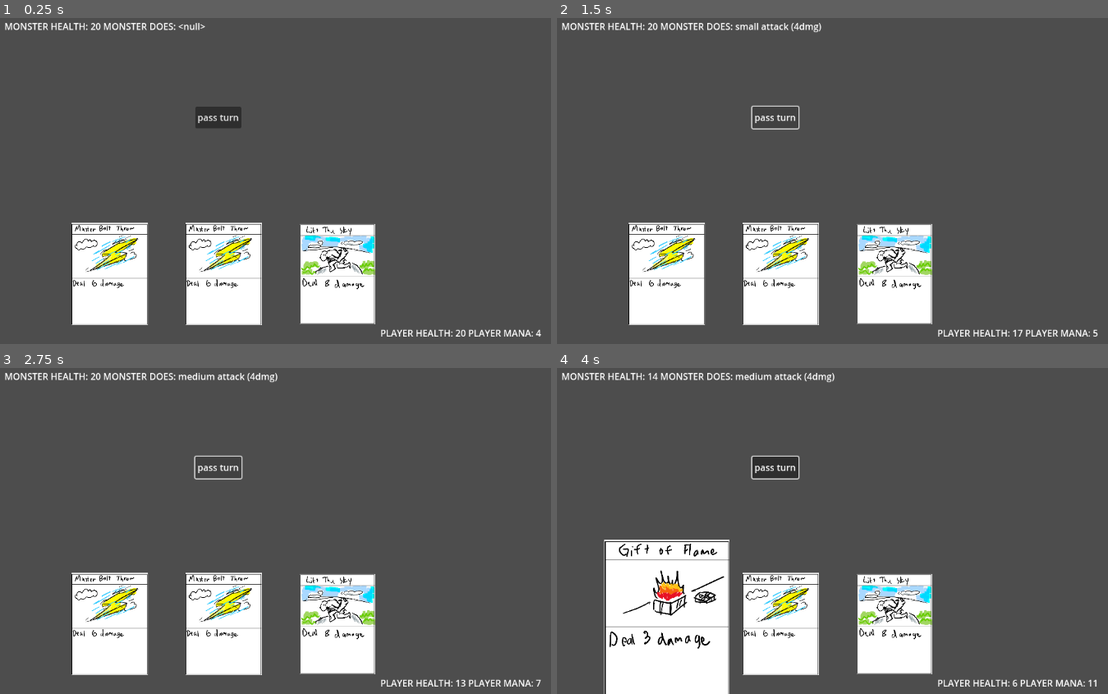
Above: before the commit, frames 1-4 (two rows, left to right).
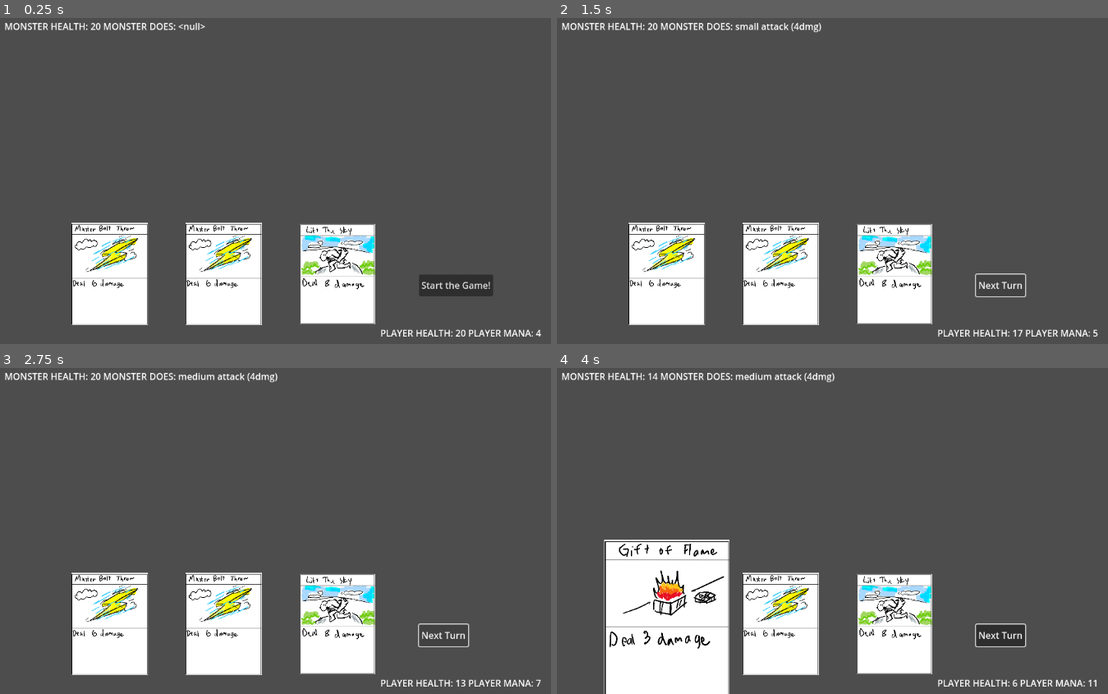
Above: after the commit, the same moments.

Repository: Ducko132/Chariot
Game: Godot game, scene res://game_board.tscn
Two runs of this game, one before a commit and one after it. Both use one fixed random seed, a clock stepped at 60 frames per second and the inputs below.
Inputs (mouse positions are in pixels of both pictures, inside the frame that each line leads up to):
- Up to frame 1 (0.25 s): no input
- Up to frame 2 (1.5 s): click "pass turn" (after the commit: "Start the Game!") at 0.5 s; click "pass turn" (after the commit: "Next Turn") at 1.25 s
- Up to frame 3 (2.75 s): click "pass turn" (after the commit: "Next Turn") at 2 s
- Up to frame 4 (4 s): click "pass turn" (after the commit: "Next Turn") at 2.75 s; tap Enter at 3.5 s; move the mouse to (678, 635) at 3.52 s; click (678, 635) at 3.67 s

The runs differ from the first frame. In frame 1, 1.3% of the frame differs, in the area x 35-90%, y 27-86%; in frame 2, 0.4%; in frame 3, 0.4%; in frame 4, 1.3%.

Commit message:
UI Update
added start game and next turn, so it's not that confusing. moved around some stuff.

Diff:
--- a/UI.gd
+++ b/UI.gd
@@ -1,9 +1,18 @@
 extends Control
 
+var firstturn = true
 func _on_pass_turn_pressed():
 	StateMachine.next_state()
+	firstturn = false
 	pass # Replace with function body.
 
+func _ready():
+	if firstturn:
+		$CanvasLayer/PassTurn.text = "Start the Game!"
+
 func _process(delta):
+	if !firstturn:
+		$CanvasLayer/PassTurn.text = "Next Turn"
+
 	$CanvasLayer/MonsterHealth.text = "MONSTER HEALTH: " + str(StateMachine.monsterhp) + " MONSTER DOES: " + str(StateMachine.curmonstermove)
 	$CanvasLayer/PlayerHealth.text = "PLAYER HEALTH: " + str(StateMachine.playerhp) + " PLAYER MANA: " + str(StateMachine.playermana)
--- a/UI.tscn
+++ b/UI.tscn
@@ -26,10 +26,9 @@
 offset_bottom = 101.0
 
 [node name="PassTurn" type="Button" parent="CanvasLayer"]
-offset_left = 500.0
-offset_top = 231.0
-offset_right = 581.0
-offset_bottom = 269.0
-text = "pass turn"
+offset_left = 893.0
+offset_top = 526.0
+offset_right = 974.0
+offset_bottom = 564.0
 
 [connection signal="pressed" from="CanvasLayer/PassTurn" to="." method="_on_pass_turn_pressed"]
